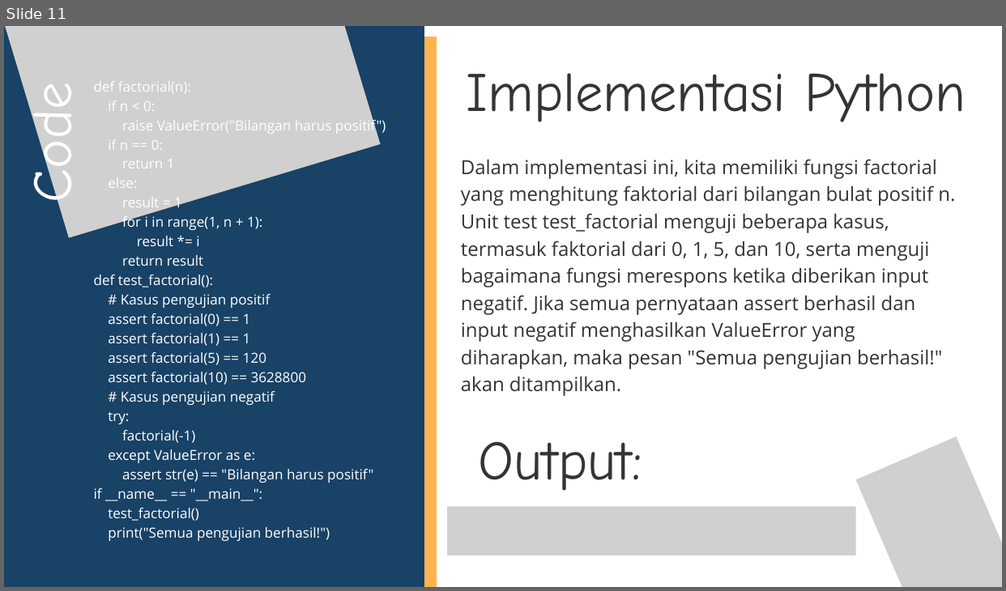
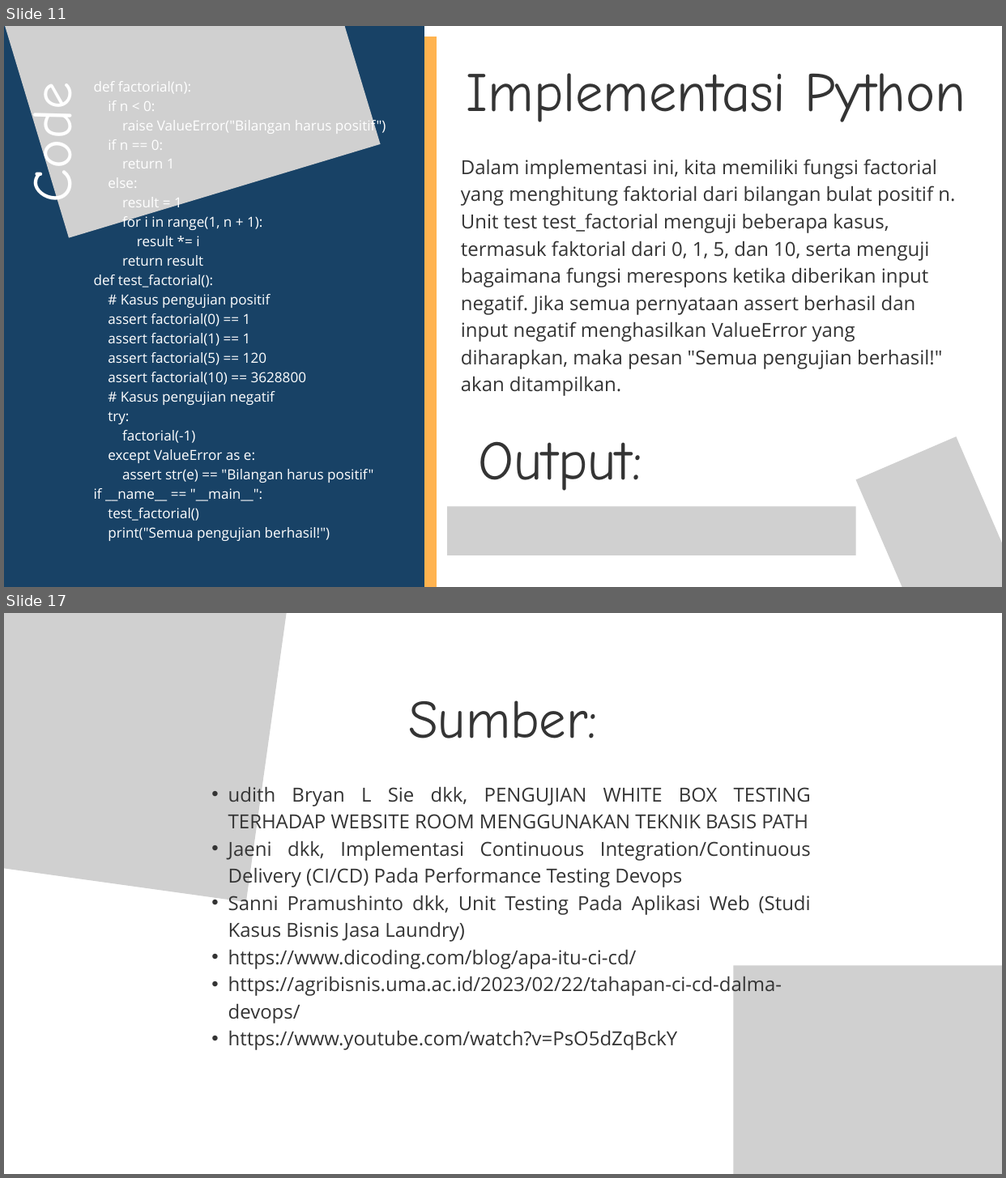
Before and after one commit to irwannurhidayat/UTS_TESTINGQA_IRWANNURHIDAYAT, a slide deck: Whitebox testing dan Unit Test.pptx. Shown one above the other, each under a label of ours: slide 11 before the commit, slides 11 and 17 after it; the slides between them are not shown. The pictures are 1006x591 and 1006x1178 pixels, drawn with LibreOffice and Linux fonts; fonts in the diff are those of the drawing; grey boxes stand for pictures. Boxes give left, top, right and bottom in pixels: in the first picture for what was removed or moved away, otherwise in the second. Text is boxed around its words. In the diff, an @@ line names an element or a change of style, - is before the commit and + after.

```diff
--- a/Whitebox testing dan Unit Test.pptx
+++ b/Whitebox testing dan Unit Test.pptx
@@ slide 17 added at (x1=4, y1=613, x2=1002, y2=1174), background #FFFFFF @@
@@ picture added at (x1=4, y1=613, x2=314, y2=902) @@
@@ picture added at (x1=4, y1=613, x2=246, y2=824) @@
@@ text added at (x1=408, y1=700, x2=598, y2=739), 78 pt, text #343434 @@
+Sumber:
@@ text added at (x1=228, y1=783, x2=811, y2=1050), 28 pt, text #343434 @@
+  • udith Bryan L Sie dkk, PENGUJIAN WHITE BOX TESTING TERHADAP WEBSITE ROOM MENGGUNAKAN TEKNIK BASIS PATH
+  • Jaeni dkk, Implementasi Continuous Integration/Continuous Delivery (CI/CD) Pada Performance Testing Devops
+  • Sanni Pramushinto dkk, Unit Testing Pada Aplikasi Web (Studi Kasus Bisnis Jasa Laundry)
+  • https://www.dicoding.com/blog/apa-itu-ci-cd/
+  • https://agribisnis.uma.ac.id/2023/02/22/tahapan-ci-cd-dalma-devops/
+  • https://www.youtube.com/watch?v=PsO5dZqBckY
@@ picture added at (x1=734, y1=966, x2=1002, y2=1174) @@
```
Also in this commit, not shown: 5 other slides added.
